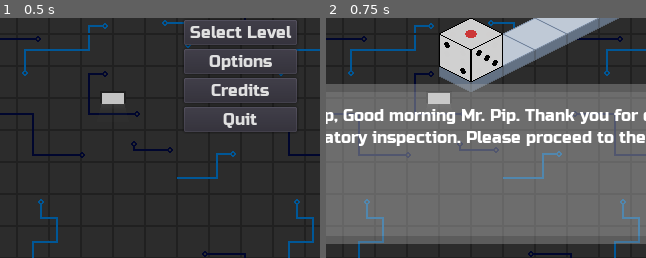
Above: before the commit, frames 1-2 (left to right).
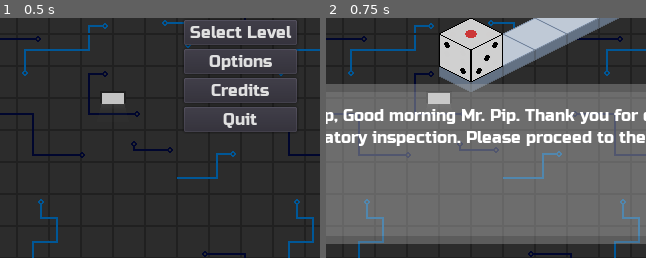
Above: after the commit, the same moments.

Repository: kdreese/gmtk-2022
Game: Godot game, scene res://src/states/Menu.tscn
Two runs of this game, one before a commit and one after it. Both use one fixed random seed, a clock stepped at 60 frames per second and the inputs below.
Inputs:
- Up to frame 1 (0.5 s): no input
- Up to frame 2 (0.75 s): click "Play" at 0.5 s
The pictures show only the part of the screen within x 12-62%, y 50-100%; the shares and areas given below are measured in that part.

Frame 1 is identical in both runs. In frame 2, 0.1% of the frame differs, in the area x 46-54%, y 10-24%.

Commit message:
Fix incorrect player orientations

Diff:
--- a/src/objects/Player.gd
+++ b/src/objects/Player.gd
@@ -36,10 +36,10 @@
 	# Initialize the state of the die to be 1 facing up, with 2 and 3 visible.
 	top_face = FaceState.FACE_1
 	front_face = FaceState.FACE_2_1
-	side_face = FaceState.FACE_3_1
+	side_face = FaceState.FACE_3_2
 	backside_face = FaceState.FACE_4
 	back_face = FaceState.FACE_5
-	bottom_face = FaceState.FACE_6_1
+	bottom_face = FaceState.FACE_6_2
 	update_animation_speed()
 	update_palettes()
 	set_anim("idle")
